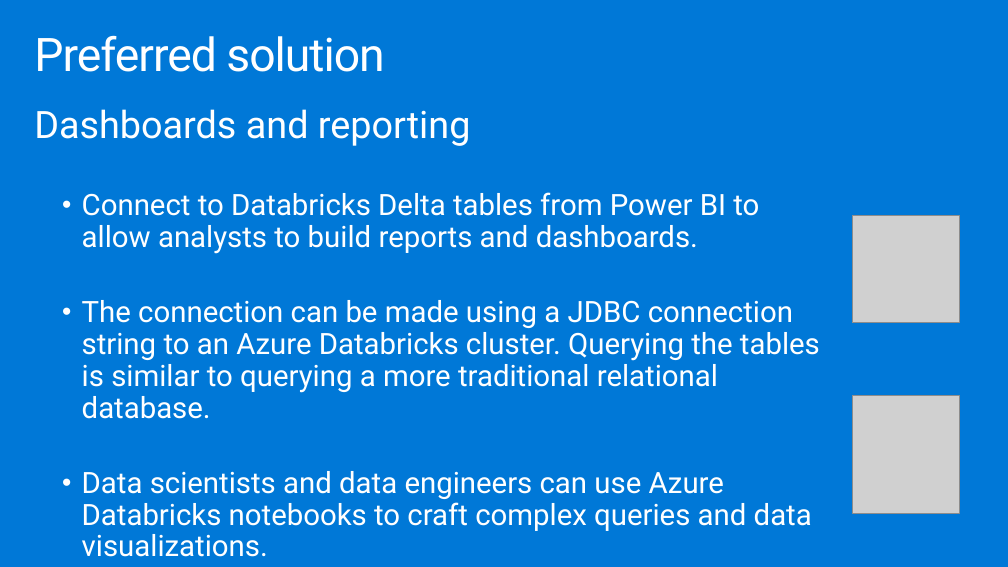
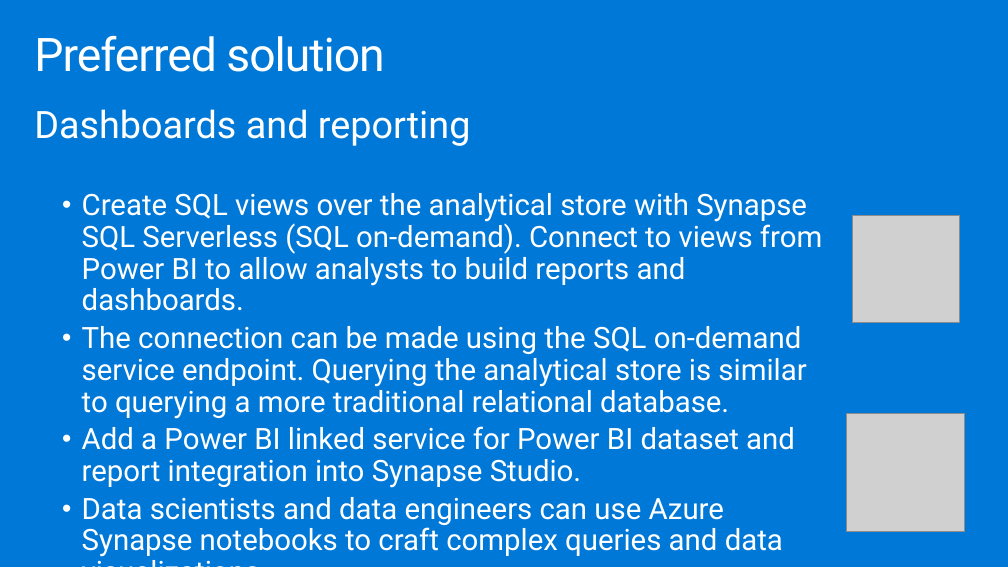
Before and after one commit to testjiho/innovative-fraud-detection, a slide deck: slide 26 of Whiteboard design session/WDS trainer presentation - Cosmos DB Real Time Advanced Analytics.pptx (slide 25 before the commit). Drawn at 1008x567 pixels with LibreOffice and Linux fonts; fonts in the diff are those of the drawing; grey boxes stand for pictures. Boxes give left, top, right and bottom in pixels: in the first picture for what was removed or moved away, otherwise in the second. Text is boxed around its words. In the diff, an @@ line names an element or a change of style, - is before the commit and + after.

```diff
--- a/Whiteboard design session/WDS trainer presentation - Cosmos DB Real Time Advanced Analytics.pptx
+++ b/Whiteboard design session/WDS trainer presentation - Cosmos DB Real Time Advanced Analytics.pptx
@@ text at [82, 193, 822, 557]: text changed @@
-  • Connect to Databricks Delta tables from Power BI to allow analysts to build reports and dashboards.
-  • The connection can be made using a JDBC connection string to an Azure Databricks cluster. Querying the tables is similar to querying a more traditional relational database.
-  • Data scientists and data engineers can use Azure Databricks notebooks to craft complex queries and data visualizations.
+  • Create SQL views over the analytical store with Synapse SQL Serverless (SQL on-demand). Connect to views from Power BI to allow analysts to build reports and dashboards.
+  • The connection can be made using the SQL on-demand service endpoint. Querying the analytical store is similar to querying a more traditional relational database.
+  • Add a Power BI linked service for Power BI dataset and report integration into Synapse Studio.
+  • Data scientists and data engineers can use Azure Synapse notebooks to craft complex queries and data visualizations.
@@ picture: place and size @@
-picture at [852, 395, 960, 513]
+picture at [847, 414, 965, 532]
```
Also in this commit, not shown: 7 other slides changed, 3 slides added, 3 slides removed, 1 other file.
